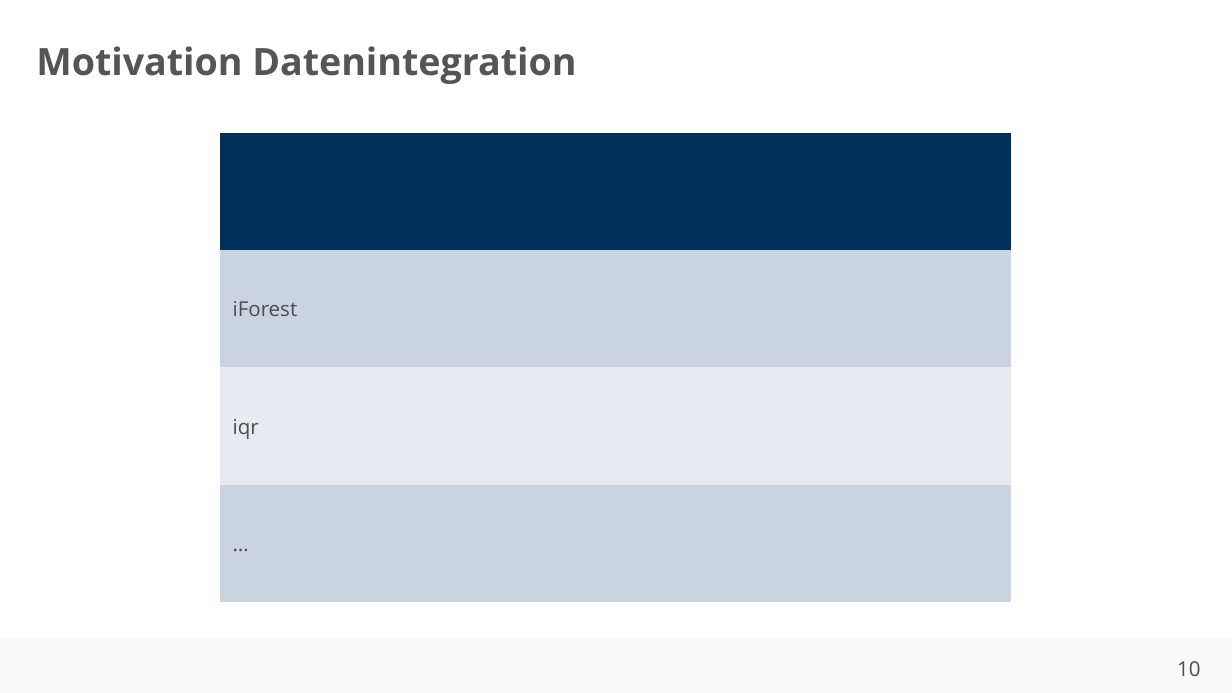
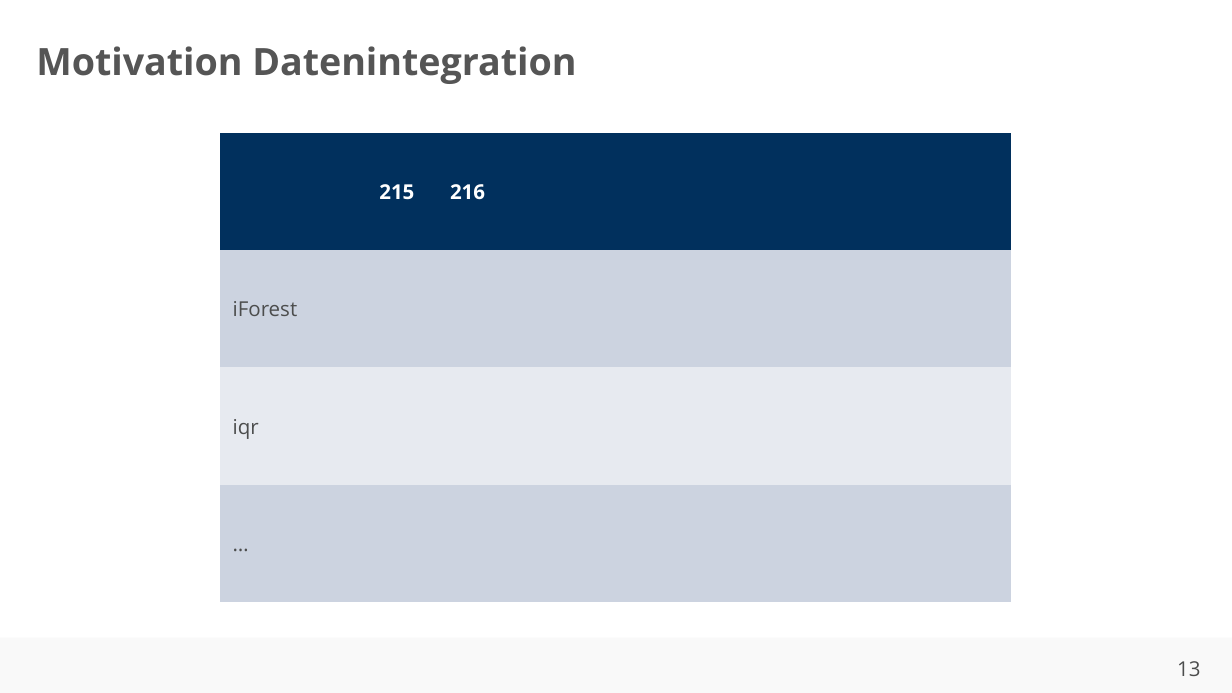
Before and after one commit to ahndavin/Abschlussarbeit_Bachelor, a slide deck: slide 13 of Kolloquium/Kolloquium.pptx (slide 10 before the commit). Drawn at 1232x693 pixels with LibreOffice and Linux fonts; fonts in the diff are those of the drawing; background and template pictures are left out. Boxes give left, top, right and bottom in pixels: in the first picture for what was removed or moved away, otherwise in the second. Text is boxed around its words. In the diff, an @@ line names an element or a change of style, - is before the commit and + after.

```diff
--- a/Kolloquium/Kolloquium.pptx
+++ b/Kolloquium/Kolloquium.pptx
@@ table at <box>221,133,1013,601</box> @@
-row 1, column 2: 
+row 1, column 2: 215
-row 1, column 3: 
+row 1, column 3: 216
@@ page number at <box>1177,661,1200,676</box>: text changed @@
-10
+13
```
Also in this commit, not shown: 7 other slides changed, 4 slides added, 3 slides removed, 2 other files.
